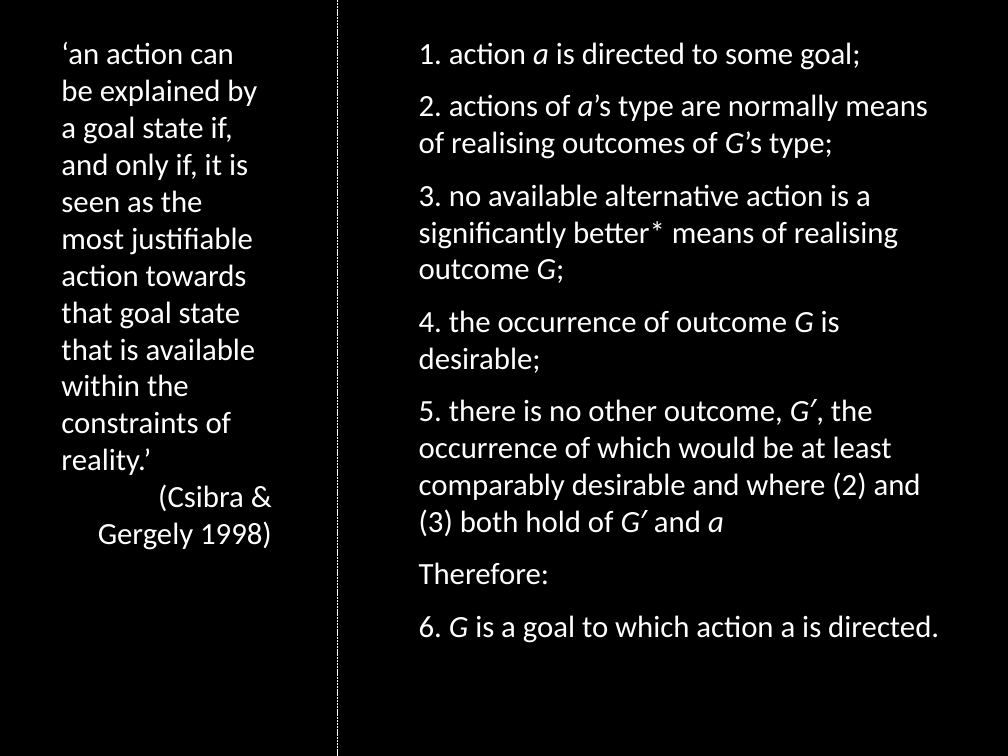
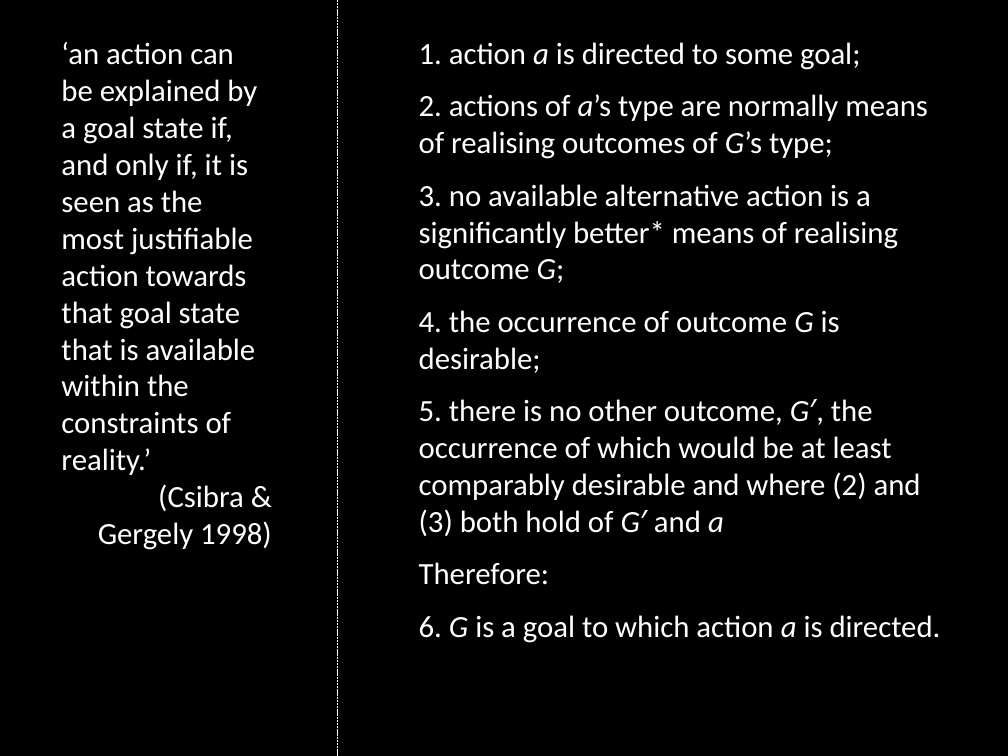
Before and after one commit to butterfill/writing, a slide deck: slide 22 of joint action and knowing others minds/conf budapest ceu talk cognitive 2012-09/interacting mindreaders.ppt.pptx (slide 21 before the commit). Drawn at 1008x756 pixels with LibreOffice and Linux fonts; fonts in the diff are those of the drawing. Boxes give left, top, right and bottom in pixels: in the first picture for what was removed or moved away, otherwise in the second. Text is boxed around its words. In the diff, an @@ line names an element or a change of style, - is before the commit and + after.

```diff
--- a/joint action and knowing others minds/conf budapest ceu talk cognitive 2012-09/interacting mindreaders.ppt.pptx
+++ b/joint action and knowing others minds/conf budapest ceu talk cognitive 2012-09/interacting mindreaders.ppt.pptx
@@ text at (419, 615, 941, 643): italic on in "a" @@
```
Also in this commit, not shown: 8 other slides changed, 5 slides added, 3 other files.
